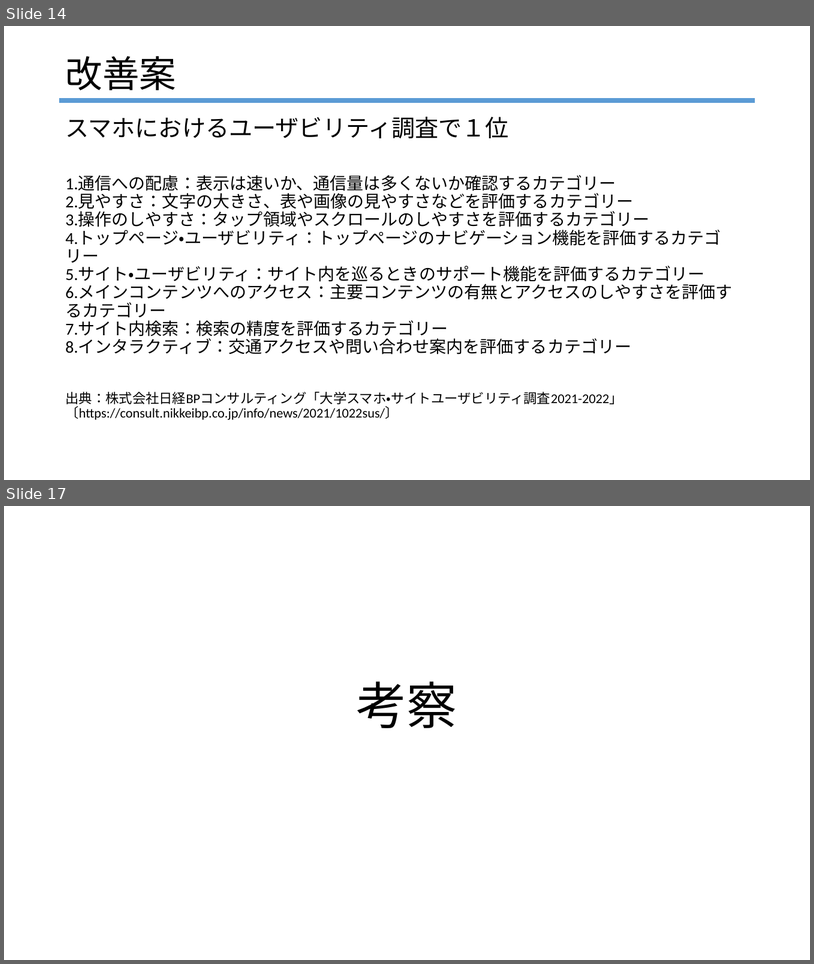
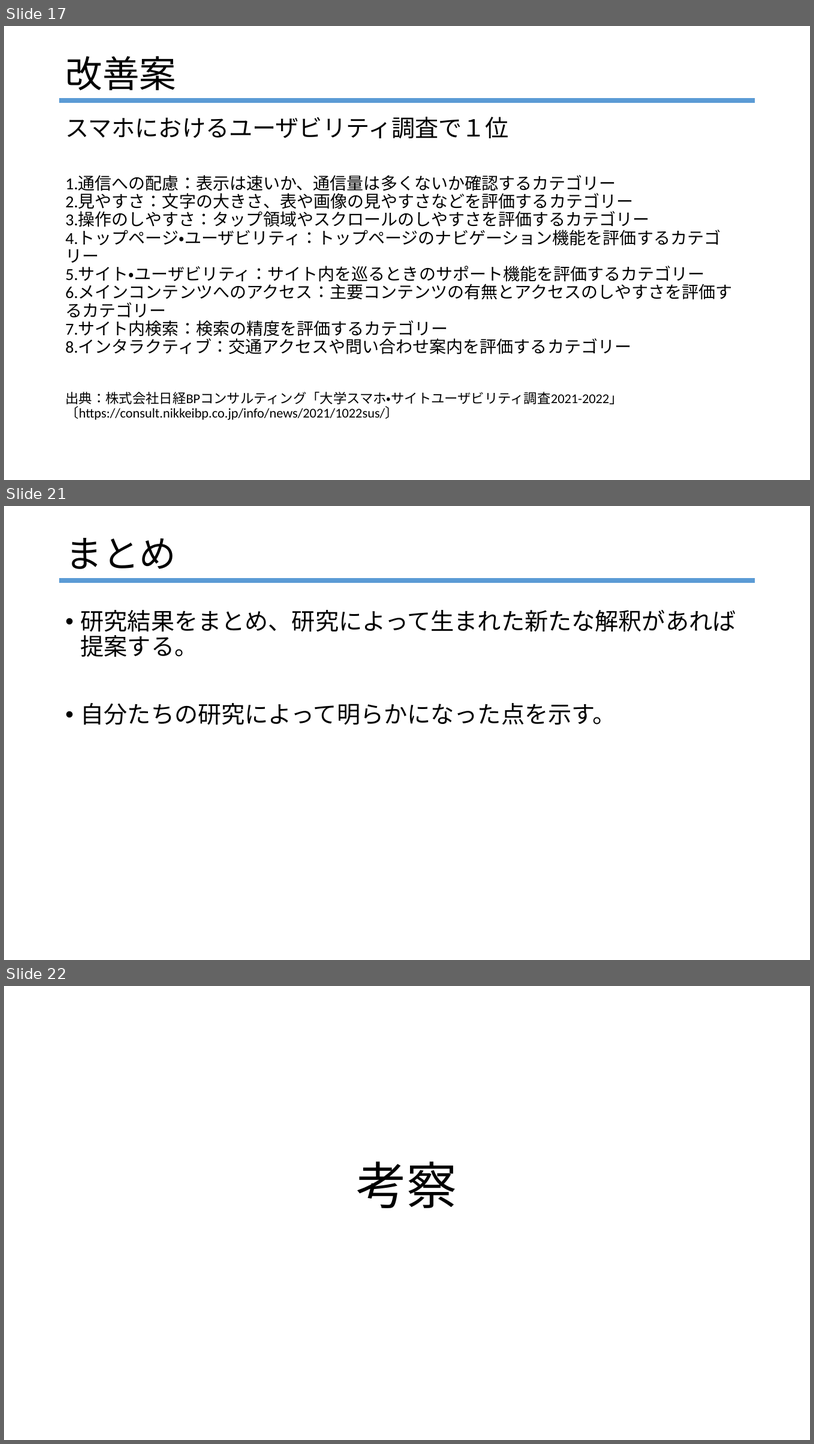
Before and after one commit to R4HB02-teamR/-R, a slide deck: progress/樫本/2022_0203クラス内発表.pptx. Shown one above the other, each under a label of ours: slides 14 and 17 before the commit, slides 17, 21 and 22 after it; the slides between them are not shown. The pictures are 814x964 and 814x1444 pixels, drawn with LibreOffice and Linux fonts; fonts in the diff are those of the drawing. Boxes give left, top, right and bottom in pixels: in the first picture for what was removed or moved away, otherwise in the second. Text is boxed around its words. In the diff, an @@ line names an element or a change of style, - is before the commit and + after.

```diff
--- a/progress/樫本/2022_0203クラス内発表.pptx
+++ b/progress/樫本/2022_0203クラス内発表.pptx
@@ slide 21 added at bbox=[4, 506, 810, 960], background #FFFFFF @@
@@ text added at bbox=[65, 538, 176, 569], 44 pt, text #000000 @@
+まとめ
@@ line added from (60, 580) to (755, 580), #5B9BD5 6 pt @@
@@ text added at bbox=[81, 610, 737, 725], 28 pt, text #000000 @@
+• 研究結果をまとめ、研究によって生まれた新たな解釈があれば提案する。
+• 自分たちの研究によって明らかになった点を示す。
@@ what was slide 14 is now slide 17 @@
@@ what was slide 17 is now slide 22 @@
```
Also in this commit, not shown: 11 slides changed, 9 other slides added, 2 slides removed, 1 other file.
